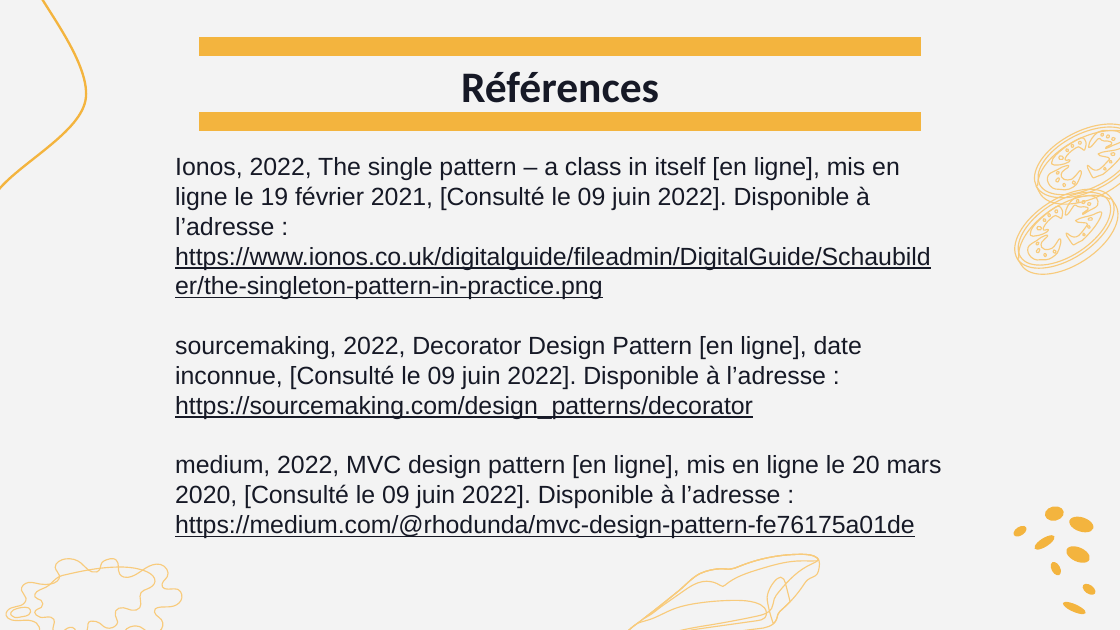
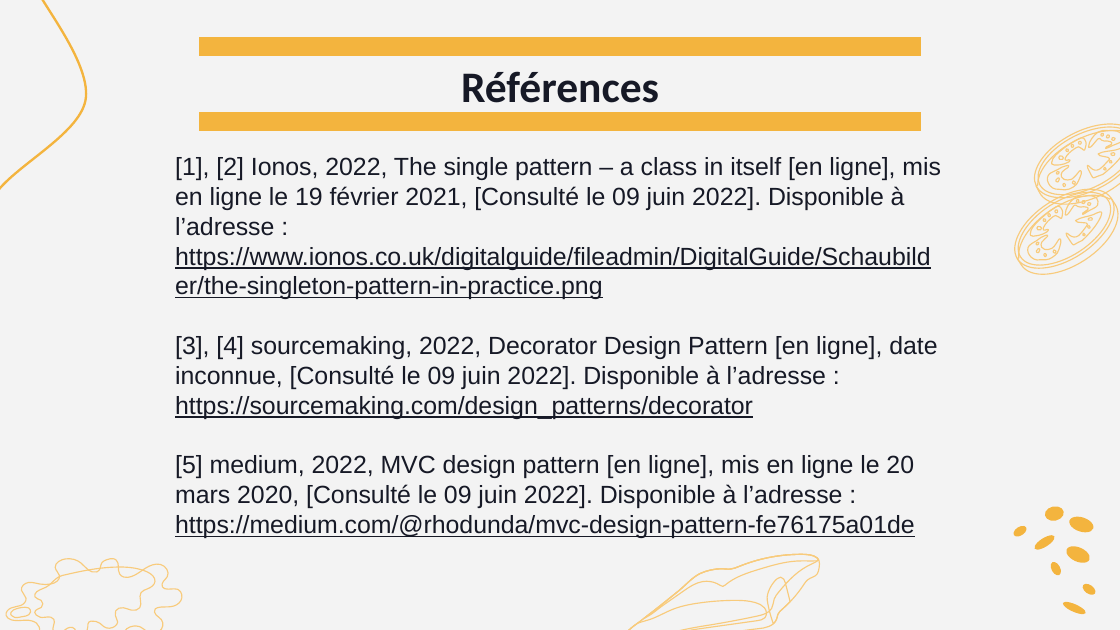
Before and after one commit to guillaumemouchet/Design-Pattern, a slide deck: slide 20 of Projet/DP_Presentation_V2.pptx. Drawn at 1120x630 pixels with LibreOffice and Linux fonts; fonts in the diff are those of the drawing. Boxes give left, top, right and bottom in pixels: in the first picture for what was removed or moved away, otherwise in the second. Text is boxed around its words. In the diff, an @@ line names an element or a change of style, - is before the commit and + after.

Commit message:
final version of pptx

```diff
--- a/Projet/DP_Presentation_V2.pptx
+++ b/Projet/DP_Presentation_V2.pptx
@@ text at bbox=[175, 157, 941, 538]: text changed @@
-Ionos, 2022, The single pattern – a class in itself [en ligne], mis en ligne le 19 février 2021, [Consulté le 09 juin 2022]. Disponible à l’adresse : https://www.ionos.co.uk/digitalguide/fileadmin/DigitalGuide/Schaubilder/the-singleton-pattern-in-practice.png
-sourcemaking, 2022, Decorator Design Pattern [en ligne], date inconnue, [Consulté le 09 juin 2022]. Disponible à l’adresse : https://sourcemaking.com/design_patterns/decorator
-medium, 2022, MVC design pattern [en ligne], mis en ligne le 20 mars 2020, [Consulté le 09 juin 2022]. Disponible à l’adresse : https://medium.com/@rhodunda/mvc-design-pattern-fe76175a01de
+[1], [2] Ionos, 2022, The single pattern – a class in itself [en ligne], mis en ligne le 19 février 2021, [Consulté le 09 juin 2022]. Disponible à l’adresse : https://www.ionos.co.uk/digitalguide/fileadmin/DigitalGuide/Schaubilder/the-singleton-pattern-in-practice.png
+[3], [4] sourcemaking, 2022, Decorator Design Pattern [en ligne], date inconnue, [Consulté le 09 juin 2022]. Disponible à l’adresse : https://sourcemaking.com/design_patterns/decorator
+[5] medium, 2022, MVC design pattern [en ligne], mis en ligne le 20 mars 2020, [Consulté le 09 juin 2022]. Disponible à l’adresse : https://medium.com/@rhodunda/mvc-design-pattern-fe76175a01de
```
Also in this commit, not shown: 7 other slides changed, 1 slide added, 1 slide removed.
